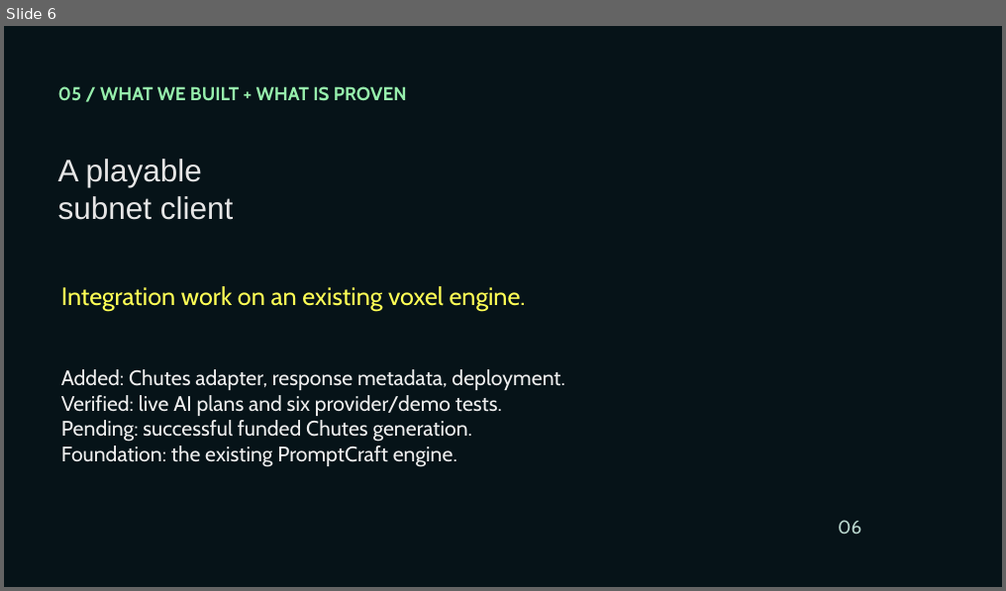
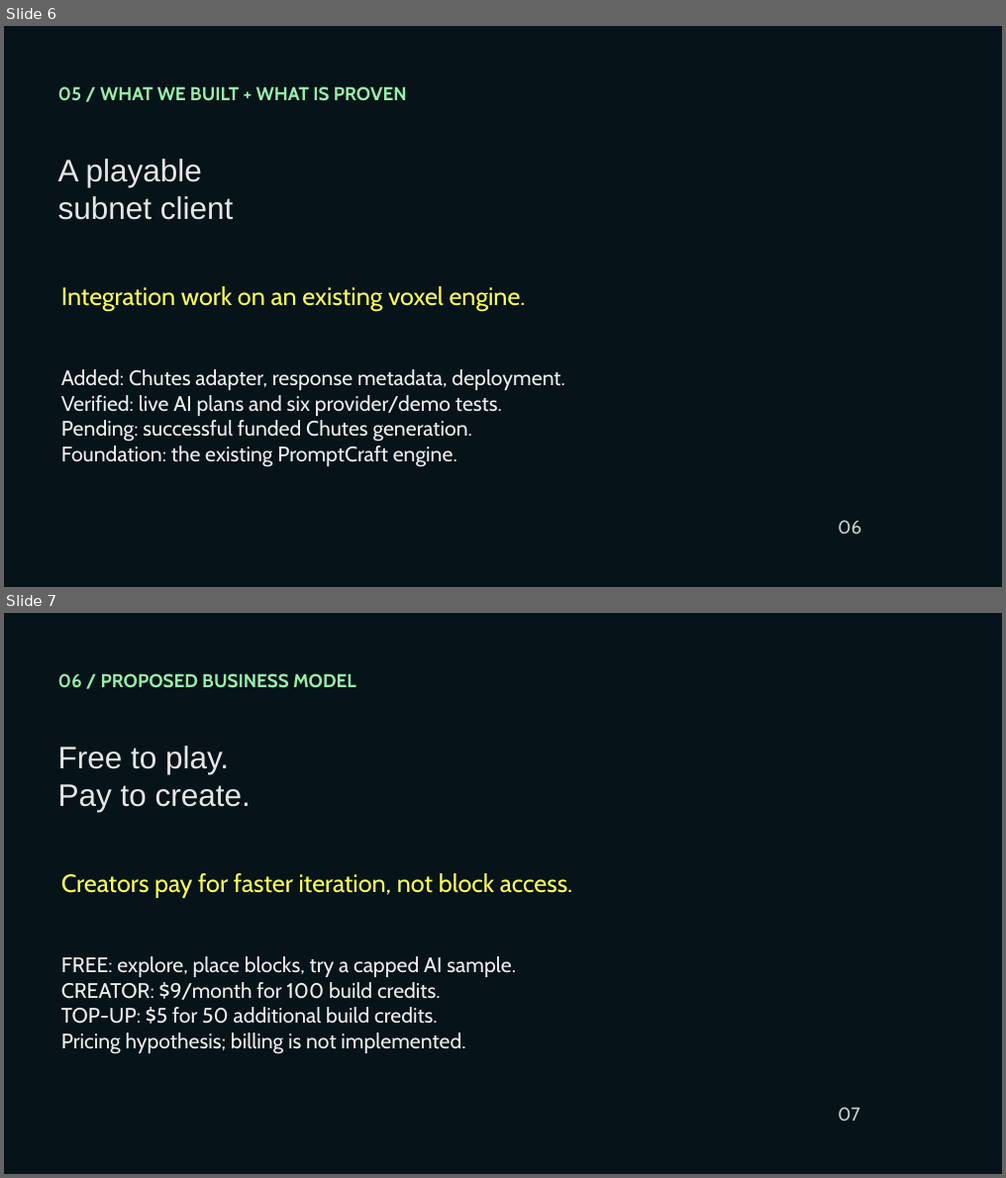
Before and after one commit to Nakshatra05/tensorcraft-bittensor, a slide deck: presentation/TensorCraft-Bittensor-Pitch.pptx. Shown one above the other, each under a label of ours: slide 6 before the commit, slides 6 and 7 after it. The pictures are 1006x591 and 1006x1178 pixels, drawn with LibreOffice and Linux fonts; fonts in the diff are those of the drawing; background and template pictures are left out. Boxes give left, top, right and bottom in pixels: in the first picture for what was removed or moved away, otherwise in the second. Text is boxed around its words. In the diff, an @@ line names an element or a change of style, - is before the commit and + after.

Commit message:
Add proposed business model and creator pilot to pitch

```diff
--- a/presentation/TensorCraft-Bittensor-Pitch.pptx
+++ b/presentation/TensorCraft-Bittensor-Pitch.pptx
@@ slide 7 added at (4, 613, 1002, 1174), background picture (left out) @@
@@ text added at (58, 673, 356, 688), 18 pt, text #96EFAC, bold @@
+06 / PROPOSED BUSINESS MODEL
@@ text added at (58, 746, 251, 812), 30 pt, text #E6E6E6 @@
+Free to play.
+Pay to create.
@@ text added at (61, 873, 573, 898), 24 pt, text #FFFF55 @@
+Creators pay for faster iteration, not block access.
@@ text added at (61, 957, 516, 1055), 20.2 pt, text #EEEEEE @@
+FREE: explore, place blocks, try a capped AI sample.
+CREATOR: $9/month for 100 build credits.
+TOP-UP: $5 for 50 additional build credits.
+Pricing hypothesis; billing is not implemented.
@@ text added at (838, 1107, 860, 1121), 18 pt, text #B8D5CC @@
+07
```
Also in this commit, not shown: 2 slides changed, 2 other slides added.
